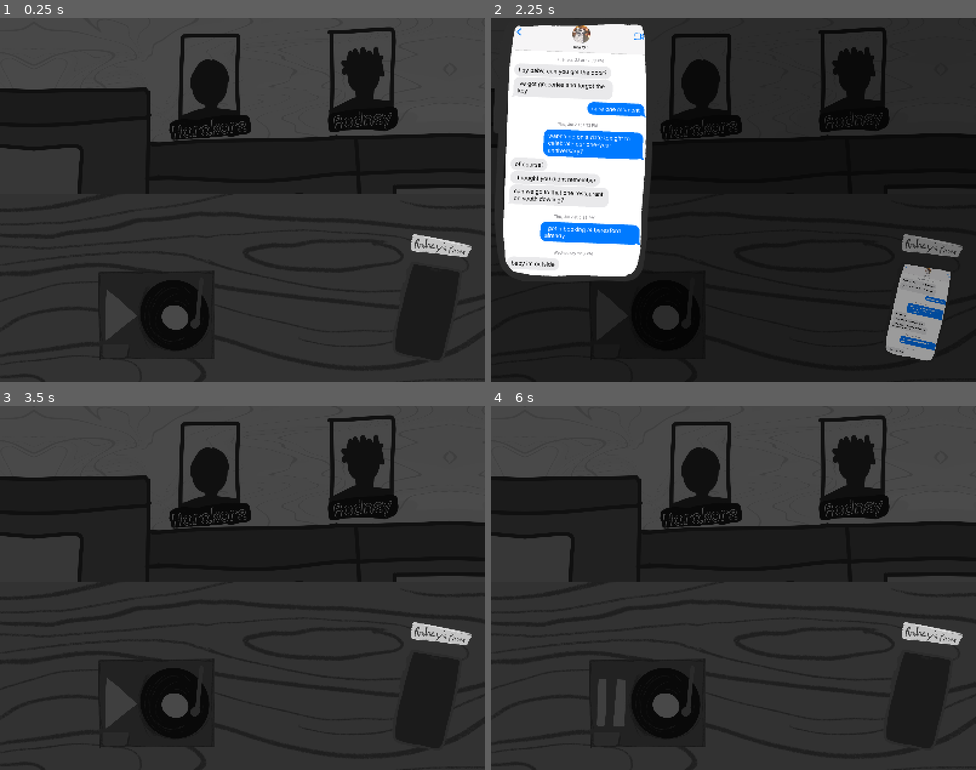
Above: before the commit, frames 1-4 (two rows, left to right).
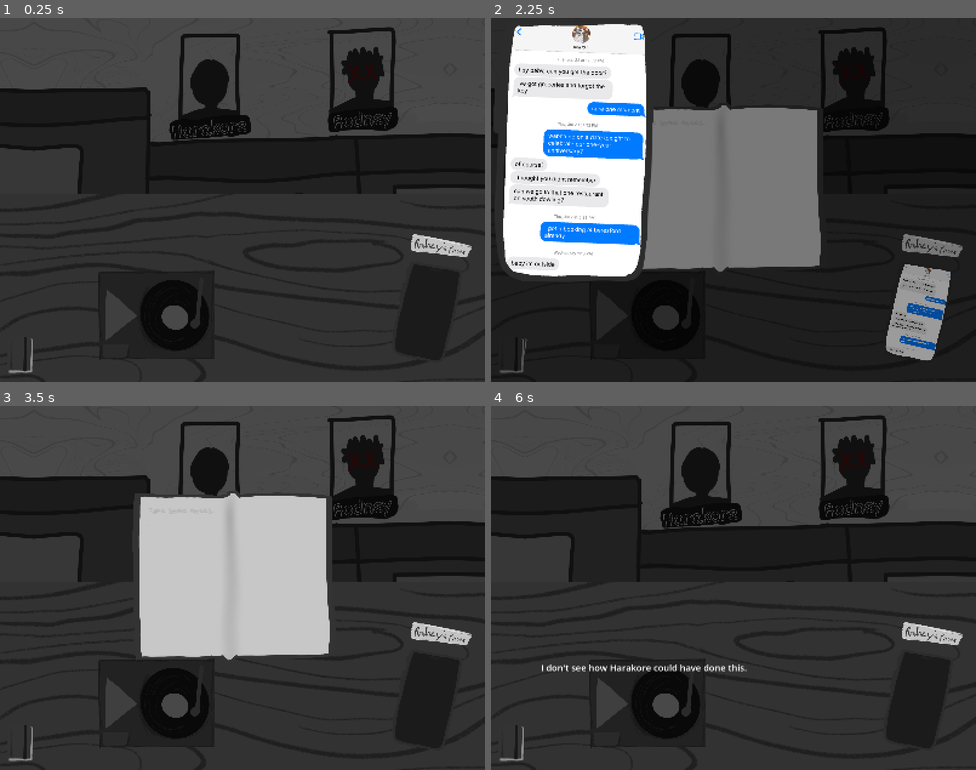
Above: after the commit, the same moments.

Repository: Logabe/crux
Game: Godot game, scene res://scenes/scene_2.tscn
The game is run twice, just before and just after one commit, with the same random seed, the same clock (stepped at 60 frames per second) and the same inputs. This scene is started directly instead of the project's main scene. Sound files missing from this copy of the repository are replaced by a short silence.
Inputs (mouse positions are in pixels of both pictures, inside the frame that each line leads up to):
- Up to frame 1 (0.25 s): no input
- Up to frame 2 (2.25 s): click (917, 312) at 0.5 s; click (646, 316) at 1.25 s; click (510, 356) at 2.02 s
- Up to frame 3 (3.5 s): click (426, 700) at 2.75 s
- Up to frame 4 (6 s): click (510, 744) at 3.52 s; click (646, 704) at 4.25 s; click (646, 704) at 5 s; click (646, 704) at 5.75 s

The runs differ from the first frame. In frame 1, 0.1% of the frame differs, in the area x 1-72%, y 17-98%; in frame 2, 15%; in frame 3, 17%; in frame 4, 0.9%.

Commit message:
got the audio working
click 4 times, unlock 4 audio

Diff:
--- a/mechanics/notebook.tscn
+++ b/mechanics/notebook.tscn
@@ -18,10 +18,14 @@
 
 [node name="NotebookIcon" type="TextureButton" parent="." unique_id=944769527]
 custom_maximum_size = Vector2(102, 130)
-offset_left = 11.0
-offset_top = 508.0
-offset_right = 113.0
-offset_bottom = 638.0
+anchors_preset = 2
+anchor_top = 1.0
+anchor_bottom = 1.0
+offset_left = 19.0
+offset_top = -153.0
+offset_right = 121.0
+offset_bottom = -23.0
+grow_vertical = 0
 texture_normal = ExtResource("2_pkymh")
 texture_hover = ExtResource("3_m46s0")
 stretch_mode = 0
@@ -33,8 +37,8 @@
 offset_bottom = 40.0
 
 [node name="Background" type="Sprite2D" parent="NotebookPanel" unique_id=1992585836]
-position = Vector2(595, 321)
-scale = Vector2(0.31573182, 0.31573182)
+position = Vector2(773.00006, 565)
+scale = Vector2(0.5051713, 0.5051713)
 texture = ExtResource("4_m46s0")
 
 [node name="LeftPage" type="Control" parent="NotebookPanel" unique_id=2066022680]
@@ -43,11 +47,14 @@
 offset_top = 169.0
 offset_right = 568.0
 offset_bottom = 458.0
+scale = Vector2(1.6000012, 1.6000012)
 
 [node name="LeftTextEdit" type="TextEdit" parent="NotebookPanel/LeftPage" unique_id=2039562982]
 layout_mode = 0
-offset_right = 149.0
-offset_bottom = 299.0
+offset_left = 48.74996
+offset_top = 95.62492
+offset_right = 197.74997
+offset_bottom = 394.62494
 theme = SubResource("Theme_m46s0")
 theme_override_colors/font_color = Color(0.29218963, 0.29219028, 0.29218978, 1)
 theme_override_font_sizes/font_size = 16
@@ -56,17 +63,20 @@
 theme_override_styles/read_only = SubResource("StyleBoxEmpty_dftia")
 placeholder_text = "Take some notes..."
 wrap_mode = 1
+autowrap_mode = 1
 scroll_smooth = true
 
 [node name="RightPage" type="Control" parent="NotebookPanel" unique_id=919131999]
 anchors_preset = 0
 offset_right = 40.0
 offset_bottom = 40.0
+scale = Vector2(1.6000012, 1.6000012)
 
 [node name="RightRichLabel" type="RichTextLabel" parent="NotebookPanel/RightPage" unique_id=1772006658]
 layout_mode = 0
-offset_left = 619.0
-offset_top = 172.0
-offset_right = 767.0
-offset_bottom = 459.0
+offset_left = 504.9996
+offset_top = 204.99985
+offset_right = 652.99963
+offset_bottom = 491.99985
 bbcode_enabled = true
+autowrap_mode = 1
--- a/notebook.gd
+++ b/notebook.gd
@@ -8,7 +8,7 @@
 var is_open: bool = false
 
 func _ready() -> void:
-	visible = false
+	visible = true
 	left_text.add_theme_color_override("font_color", Color(0.1, 0.1, 0.1)) # dark ink
 	left_text.add_theme_color_override("font_selected_color", Color(1, 1, 1))
 	left_text.add_theme_color_override("font_placeholder_color", Color(0.5, 0.5, 0.5, 0.6))
--- a/scenes/crowd_voice.gd
+++ b/scenes/crowd_voice.gd
@@ -3,13 +3,38 @@
 @export var object_id: String = "crowdvoice"
 @export var zoom_texture: Texture2D
 
+@onready var audio_player: AudioStreamPlayer = $AudioPlayer
+@onready var transcript_label: Label = $TranscriptLabel
+
+@export var audio_clips: Array[AudioStream] = []
+@export var transcripts: Array[String] = []
+
+var current_index: int = 0
+
+
 func _ready() -> void:
 	toggle_mode = true
 	toggled.connect(_on_toggled)
+	transcript_label.visible = false
+	audio_player.finished.connect(_on_audio_finished)
 
 func _on_toggled(is_pressed: bool) -> void:
 	if is_pressed:
 		ClickTracker.register_click(object_id)
+	var clip := audio_clips[current_index]
+	audio_player.stream = clip
+	audio_player.play()
+
+	transcript_label.text = transcripts[current_index]
+	transcript_label.visible = true
+
+	disabled = true
+
+	current_index = (current_index + 1) % audio_clips.size()
+
+func _on_audio_finished() -> void:
+	transcript_label.visible = false
+	disabled = false
 
 
 # Called every frame. 'delta' is the elapsed time since the previous frame.
--- a/scenes/scene_2.tscn
+++ b/scenes/scene_2.tscn
@@ -1,6 +1,6 @@
 [gd_scene format=3 uid="uid://dmlxpqpi2jdm0"]
 
-[ext_resource type="Texture2D" uid="uid://dyexpse2n47pm" path="res://assets/art/BackgroundRoomWall2.png" id="1_8egj7"]
+[ext_resource type="Texture2D" uid="uid://cyjppc6dbhk76" path="res://assets/art/BackgroundRoomWall3.png" id="1_8egj7"]
 [ext_resource type="Texture2D" uid="uid://c6xwkbsnxl5nm" path="res://assets/art/BackgroundWoodTexture.png" id="1_xe0r6"]
 [ext_resource type="Texture2D" uid="uid://cst3jbnjri7qa" path="res://assets/art/PhoneOff.png" id="2_02v7m"]
 [ext_resource type="Texture2D" uid="uid://cxoy38ka2y2vj" path="res://assets/art/AudioPlayerDefault.png" id="2_ccscm"]
@@ -10,9 +10,12 @@
 [ext_resource type="Texture2D" uid="uid://ch8abuaykfi60" path="res://assets/art/AudioPlayerHover.png" id="4_is556"]
 [ext_resource type="Texture2D" uid="uid://djvr1t3svae4g" path="res://assets/art/TapeLabelRodney.png" id="5_yun4j"]
 [ext_resource type="Script" uid="uid://cgt3stllmrv4i" path="res://scenes/crowd_voice.gd" id="8_ul8a6"]
-[ext_resource type="AudioStream" uid="uid://dggvojvbiq4w4" path="res://assets/audio/boom_sfx.ogg" id="9_41217"]
 [ext_resource type="PackedScene" uid="uid://bu4tt81og138r" path="res://mechanics/notebook.tscn" id="10_nb8vq"]
 [ext_resource type="PackedScene" uid="uid://fstyjm5mmcp0" path="res://mechanics/pause_menu.tscn" id="11_a3h35"]
+[ext_resource type="AudioStream" uid="uid://c1vb1lbgopsaq" path="res://assets/audio/Are you sure.ogg" id="11_vlvxn"]
+[ext_resource type="AudioStream" uid="uid://dieltdgjqgf4w" path="res://assets/audio/thats hard to believe.ogg" id="12_bt1fo"]
+[ext_resource type="AudioStream" uid="uid://bif3kgnklcchq" path="res://assets/audio/I dont see how.ogg" id="13_0xl4q"]
+[ext_resource type="AudioStream" uid="uid://c6oqloetan5id" path="res://assets/audio/oh hes a greeeaaatttt person.ogg" id="14_oyiwn"]
 
 [node name="Scene2" type="Control" unique_id=1981619829]
 layout_mode = 3
@@ -22,11 +25,6 @@
 offset_right = 7.0
 grow_horizontal = 2
 grow_vertical = 2
-
-[node name="Notebook" parent="." unique_id=1546100107 instance=ExtResource("10_nb8vq")]
-layer = 5
-offset = Vector2(0, 500)
-transform = Transform2D(1, 0, 0, 1, 0, 500)
 
 [node name="BackgroundRoomWall" type="Sprite2D" parent="." unique_id=1390783331]
 modulate = Color(1, 1, 1, 0.32156864)
@@ -76,12 +74,25 @@
 ignore_texture_size = true
 stretch_mode = 0
 script = ExtResource("8_ul8a6")
+audio_clips = Array[AudioStream]([ExtResource("11_vlvxn"), ExtResource("12_bt1fo"), ExtResource("13_0xl4q"), ExtResource("14_oyiwn")])
+transcripts = Array[String](["Are you sure it was him?", "That's hard to believe.", "I don't see how Harakore could have done this.", "Oh, he's a great person!"])
+
+[node name="AudioPlayer" type="AudioStreamPlayer" parent="CrowdVoice" unique_id=1628070575]
+
+[node name="TranscriptLabel" type="Label" parent="CrowdVoice" unique_id=838996367]
+layout_mode = 0
+offset_left = -158.805
+offset_top = 11.0
+offset_right = -6.8049927
+offset_bottom = 290.0
+theme_override_font_sizes/font_size = 30
 
 [node name="PauseMenu" parent="." unique_id=250443325 instance=ExtResource("11_a3h35")]
 z_index = 10
 layout_mode = 1
 
-[node name="BoomSfx" type="AudioStreamPlayer" parent="." unique_id=1816690310]
-stream = ExtResource("9_41217")
+[node name="CanvasLayer" type="CanvasLayer" parent="." unique_id=791716204]
+
+[node name="Notebook" parent="CanvasLayer" unique_id=1546100107 instance=ExtResource("10_nb8vq")]
 
 [connection signal="toggled" from="CrowdVoice" to="Phone" method="_on_crowd_voice_toggled"]
Binary file added: assets/art/BackgroundRoomWall3.png
Not shown, added: assets/art/BackgroundRoomWall3.png.import
Not shown, added: assets/audio/Are you sure.ogg.import
Not shown, added: assets/audio/I dont see how.ogg.import
Not shown, added: assets/audio/oh hes a greeeaaatttt person.ogg.import
Not shown, added: assets/audio/thats hard to believe.ogg.import
Not shown, added: assets/audio/Are you sure.ogg
Not shown, added: assets/audio/I dont see how.ogg
Not shown, added: assets/audio/oh hes a greeeaaatttt person.ogg
Not shown, added: assets/audio/thats hard to believe.ogg
